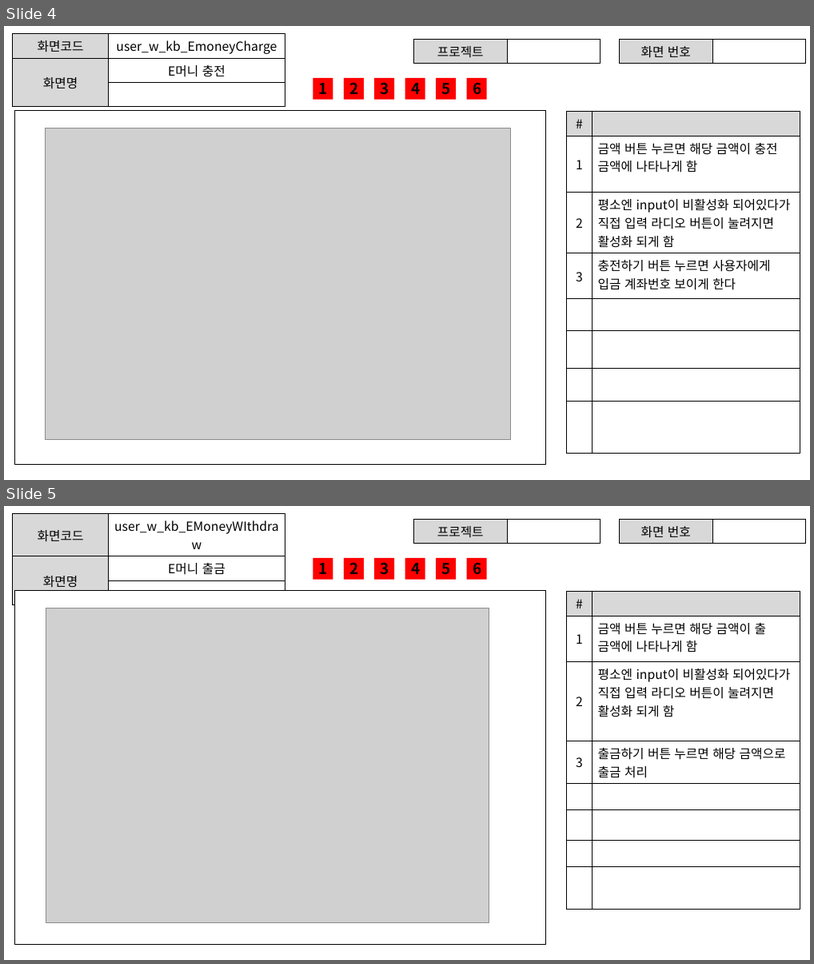
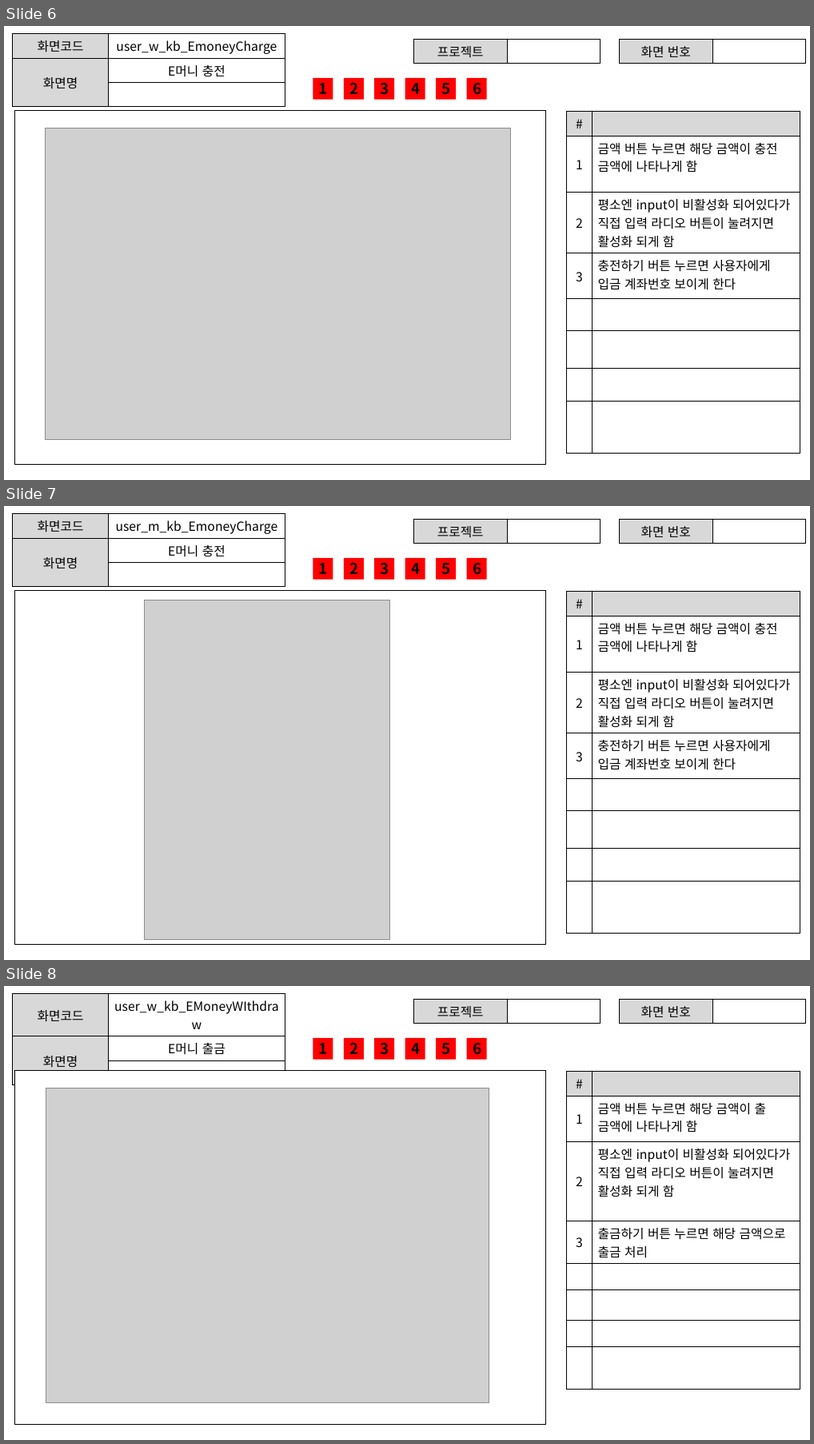
Before and after one commit to ezenteam2/RentalEquip, a slide deck: 0 발표용 파워포인트/project04 - 파워포인트 종합 - 기범.pptx. Shown one above the other, each under a label of ours: slides 4 and 5 before the commit, slides 6, 7 and 8 after it. The pictures are 814x964 and 814x1444 pixels, drawn with LibreOffice and Linux fonts; fonts in the diff are those of the drawing; grey boxes stand for pictures. Boxes give left, top, right and bottom in pixels: in the first picture for what was removed or moved away, otherwise in the second. Text is boxed around its words. In the diff, an @@ line names an element or a change of style, - is before the commit and + after.

```diff
--- a/0 발표용 파워포인트/project04 - 파워포인트 종합 - 기범.pptx
+++ b/0 발표용 파워포인트/project04 - 파워포인트 종합 - 기범.pptx
@@ slide 7 added at [4, 506, 810, 960], background #FFFFFF @@
@@ table added at [13, 514, 286, 577], 3 rows, 2 columns @@
+화면코드 | user_m_kb_EmoneyCharge
+화면명 | E머니 충전
+ | 
@@ table added at [414, 520, 601, 540], 1 rows, 2 columns @@
+프로젝트 | 
@@ table added at [620, 520, 806, 541], 1 rows, 2 columns @@
+화면 번호 | 
@@ rectangle added at [313, 558, 333, 579], fill #FF0000, 18 pt, text #000000, bold @@
+1
@@ rectangle added at [344, 558, 364, 579], fill #FF0000, 18 pt, text #000000, bold @@
+2
@@ rectangle added at [375, 558, 394, 579], fill #FF0000, 18 pt, text #000000, bold @@
+3
@@ rectangle added at [406, 558, 426, 579], fill #FF0000, 18 pt, text #000000, bold @@
+4
@@ rectangle added at [436, 558, 456, 579], fill #FF0000, 18 pt, text #000000, bold @@
+5
@@ rectangle added at [466, 558, 486, 579], fill #FF0000, 18 pt, text #000000, bold @@
+6
@@ rectangle added at [14, 590, 546, 944], fill #FFFFFF, outline #000000 1 pt @@
@@ picture added at [145, 600, 390, 939] @@
@@ table added at [567, 592, 801, 920], 8 rows, 2 columns @@
+# | 
+1 | 금액 버튼 누르면 해당 금액이 충전 금액에 나타나게 함
+2 | 평소엔 input이 비활성화 되어있다가 직접 입력 라디오 버튼이 눌려지면 활성화 되게 함
+3 | 충전하기 버튼 누르면 사용자에게 입금 계좌번호 보이게 한다
+ | 
+ | 
+ | 
+ | 
@@ what was slide 4 is now slide 6 @@
@@ what was slide 5 is now slide 8 @@
```
Also in this commit, not shown: 5 slides changed, 8 other slides added.
